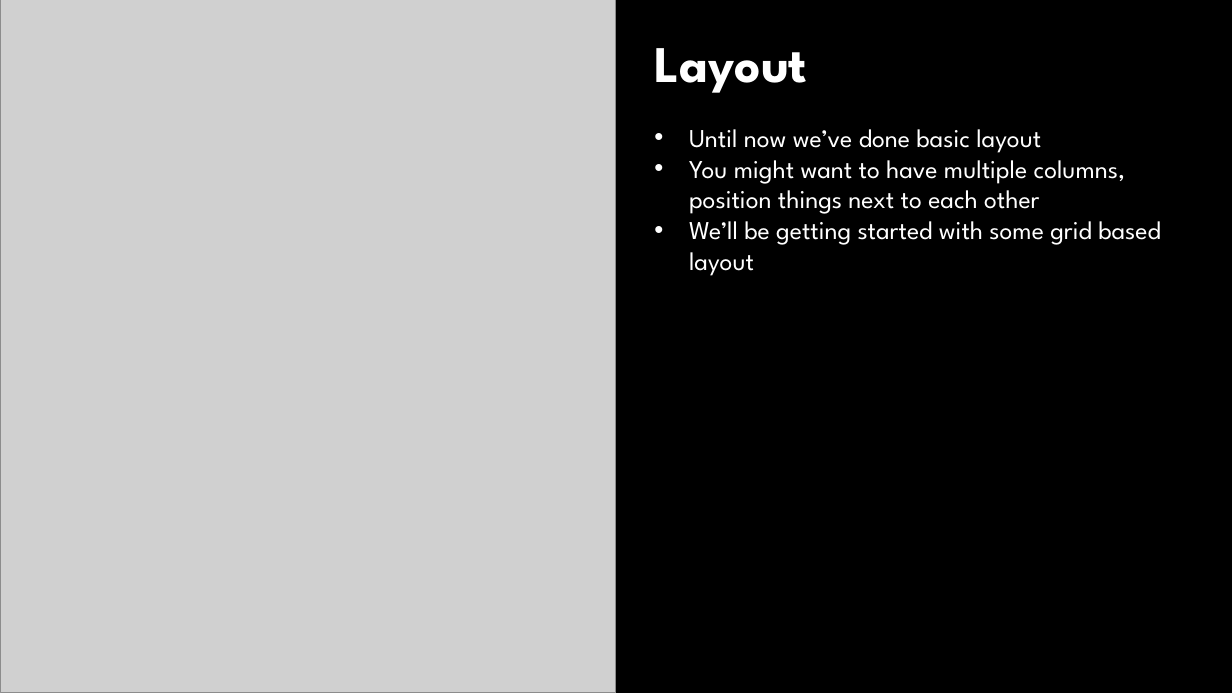
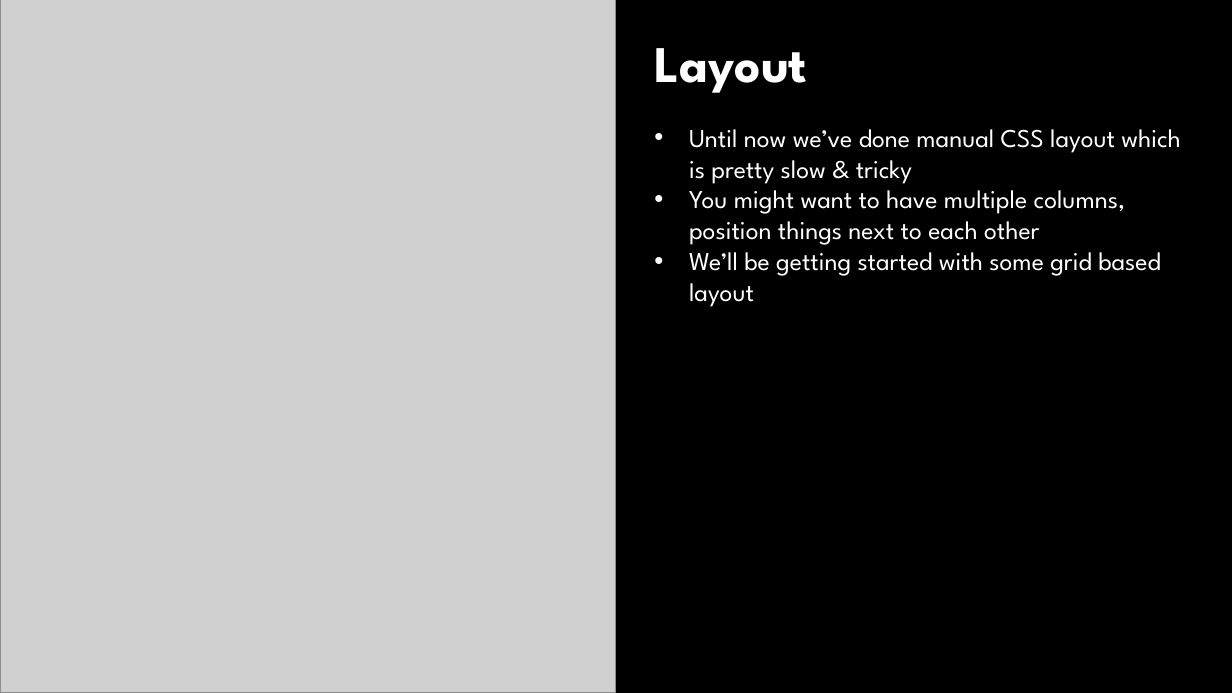
Before and after one commit to NeilMountford/pt-prep, a slide deck: slide 6 of session5/Session5.pptx. Drawn at 1232x693 pixels with LibreOffice and Linux fonts; fonts in the diff are those of the drawing; grey boxes stand for pictures; background and template pictures are left out. Boxes give left, top, right and bottom in pixels: in the first picture for what was removed or moved away, otherwise in the second. Text is boxed around its words. In the diff, an @@ line names an element or a change of style, - is before the commit and + after.

Commit message:
Updated session 5 content after group feedback session (removed references to the words basic, switched round content, and added link to the themes on the storage account.)

```diff
--- a/session5/Session5.pptx
+++ b/session5/Session5.pptx
@@ text at bbox=[689, 129, 1181, 184]: text changed @@
-• Until now we’ve done basic layout
+• Until now we’ve done manual CSS layout which is pretty slow & tricky
```
Also in this commit, not shown: 1 other file.
